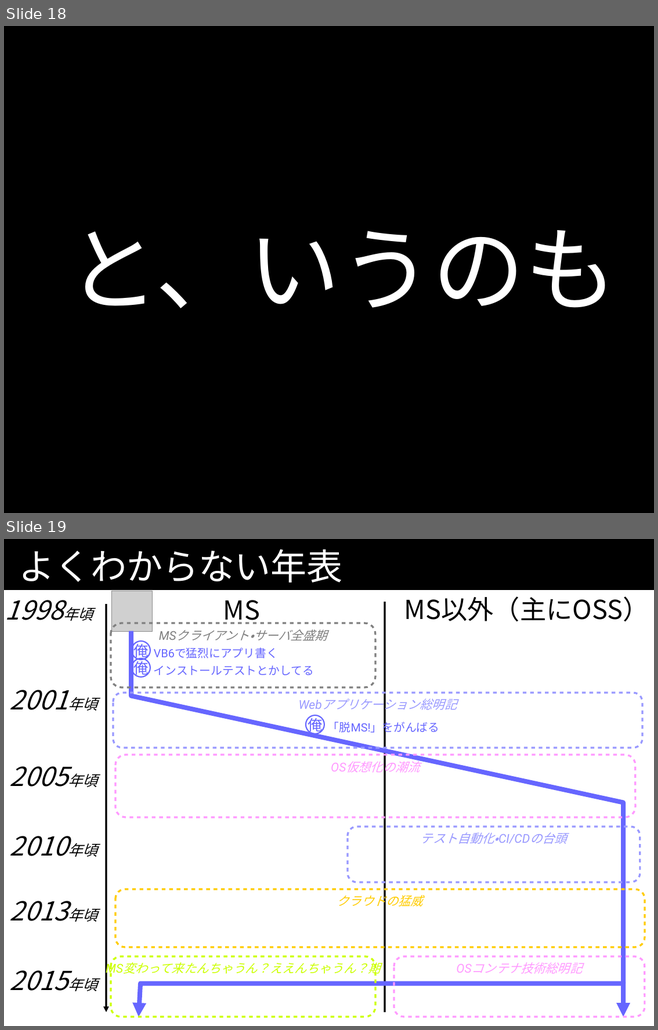
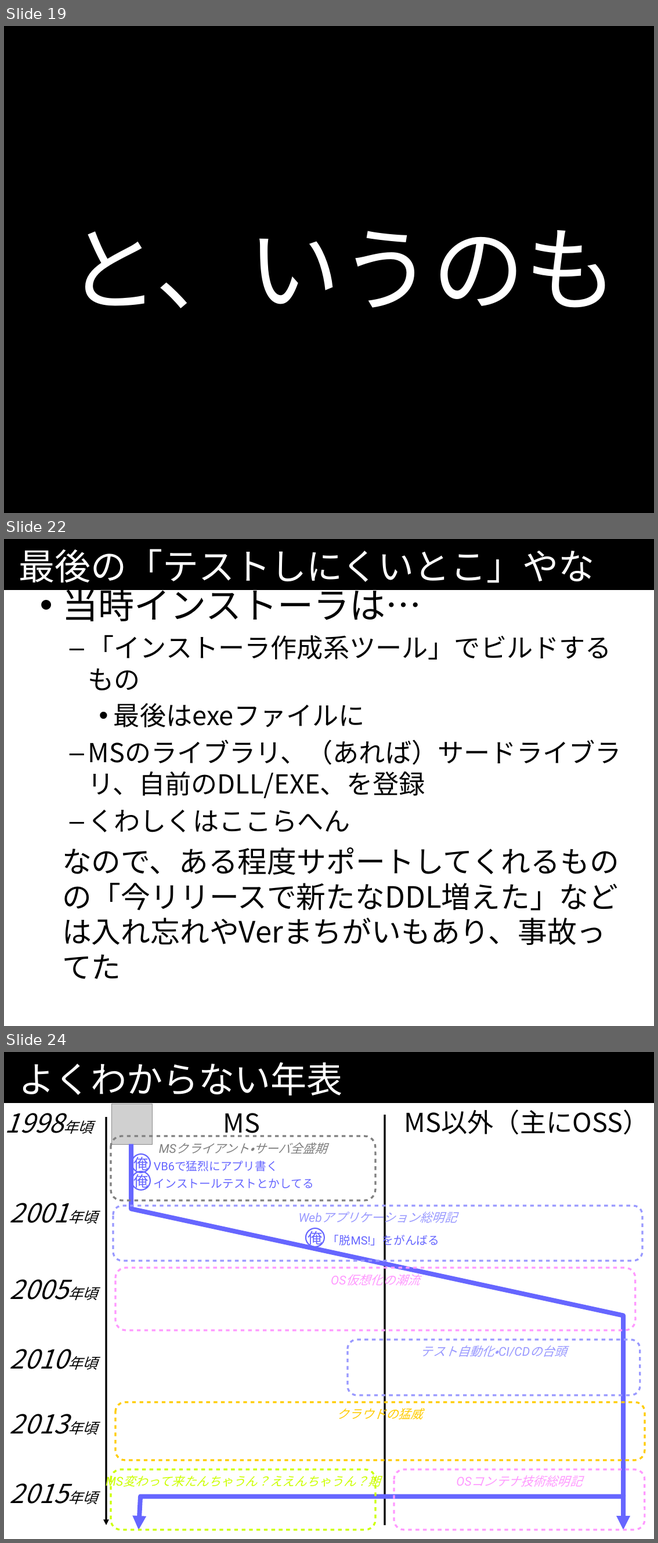
Before and after one commit to kazuhito-m/kazuhito-m.github.io, a slide deck: _drafts/comcamp2016.odp. Shown one above the other, each under a label of ours: slides 18 and 19 before the commit, slides 19, 22 and 24 after it; the slides between them are not shown. The pictures are 658x1030 and 658x1543 pixels, drawn with LibreOffice and Linux fonts; fonts in the diff are those of the drawing; grey boxes stand for pictures. Boxes give left, top, right and bottom in pixels: in the first picture for what was removed or moved away, otherwise in the second. Text is boxed around its words. In the diff, an @@ line names an element or a change of style, - is before the commit and + after.

Commit message:
インストーラの説明まで。

```diff
--- a/_drafts/comcamp2016.odp
+++ b/_drafts/comcamp2016.odp
@@ slide 22 added at (4,539,654,1026), background #FFFFFF; not listed: 1 template element that a slide beside it also shows @@
@@ title added at (18,549,594,583), 44 pt, text #FFFFFF @@
+最後の「テストしにくいとこ」やな
@@ text added at (62,582,621,979), 32 pt, text #000000 @@
+• 当時インストーラは…
+  – 「インストーラ作成系ツール」でビルドするもの
+    • 最後はexeファイルに
+  – MSのライブラリ、（あれば）サードライブラリ、自前のDLL/EXE、を登録
+  – くわしくはここらへん
+なので、ある程度サポートしてくれるものの「今リリースで新たなDDL増えた」などは入れ忘れやVerまちがいもあり、事故ってた
@@ what was slide 18 is now slide 19 @@
@@ what was slide 19 is now slide 24 @@
```
Also in this commit, not shown: 4 other slides added.
